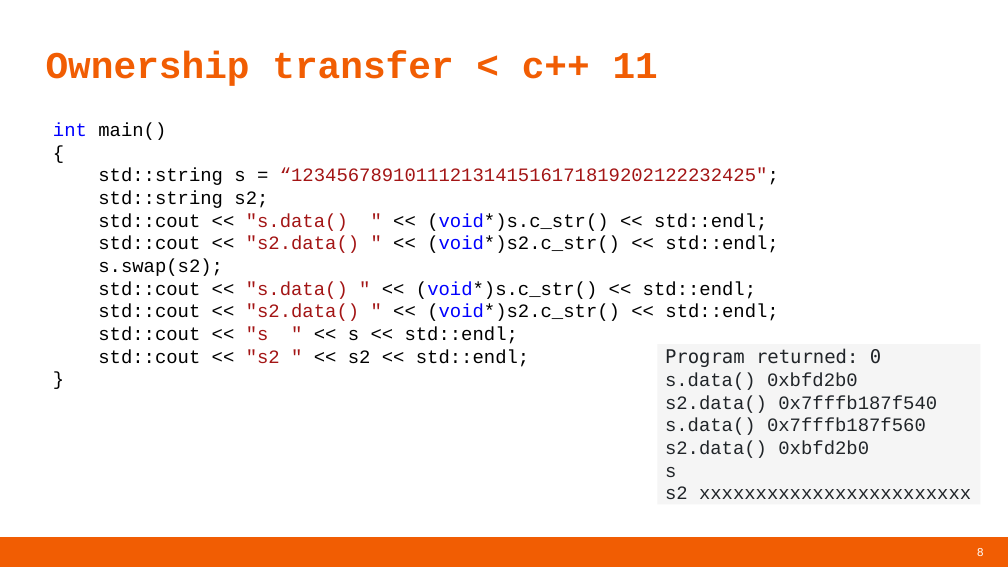
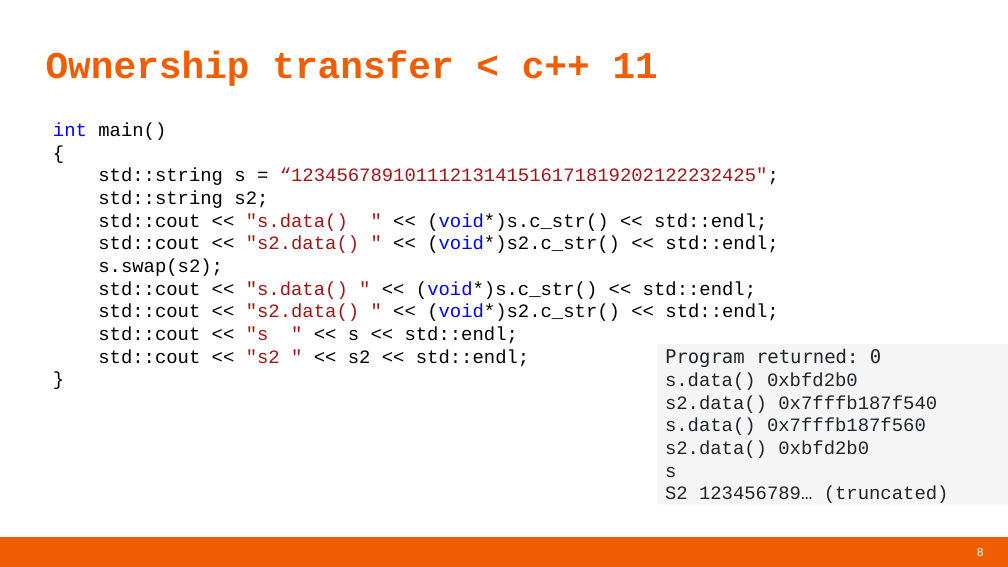
Before and after one commit to williamnagels/cpptraining, a slide deck: slide 8 of slides/2.reference_semantics.pptx. Drawn at 1008x567 pixels with LibreOffice and Linux fonts; fonts in the diff are those of the drawing; background and template pictures are left out. Boxes give left, top, right and bottom in pixels: in the first picture for what was removed or moved away, otherwise in the second. Text is boxed around its words. In the diff, an @@ line names an element or a change of style, - is before the commit and + after.

```diff
--- a/slides/2.reference_semantics.pptx
+++ b/slides/2.reference_semantics.pptx
@@ rectangle "Program returned: 0": place and size @@
-rectangle "Program returned: 0" at [658,344,981,504]
+rectangle "Program returned: 0" at [658,344,1008,504]
@@ text in rectangle at [665,486,949,503]: text changed @@
-s2 xxxxxxxxxxxxxxxxxxxxxxxx
+S2 123456789… (truncated)
```
Also in this commit, not shown: 3 other slides changed.
